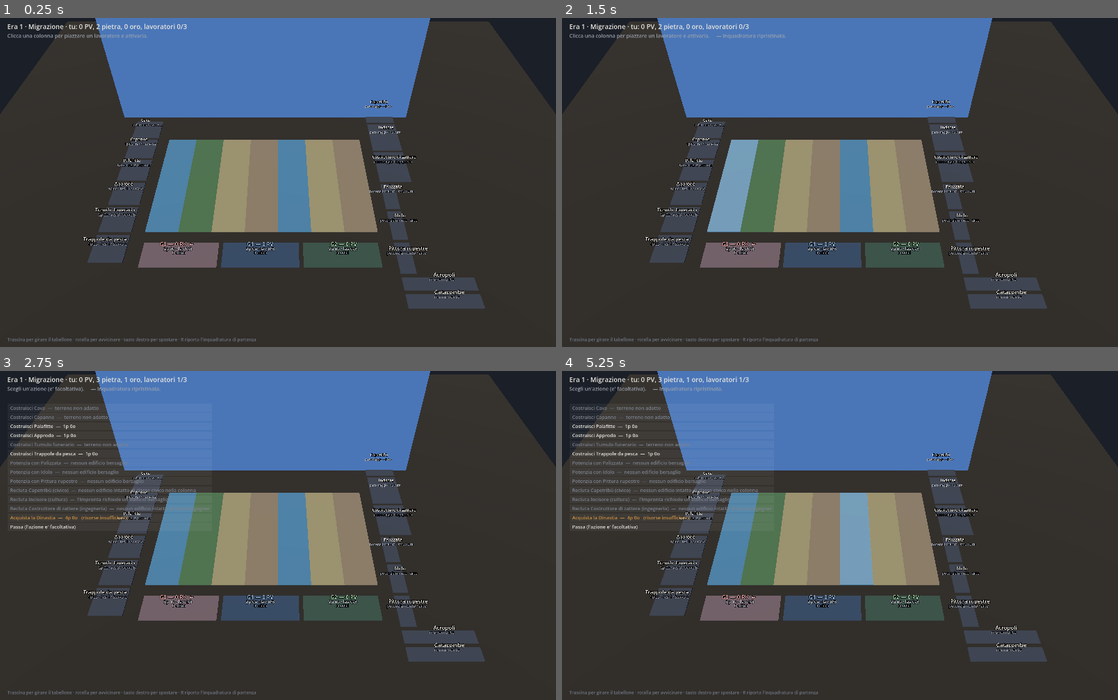
Above: before the commit, frames 1-4 (two rows, left to right).
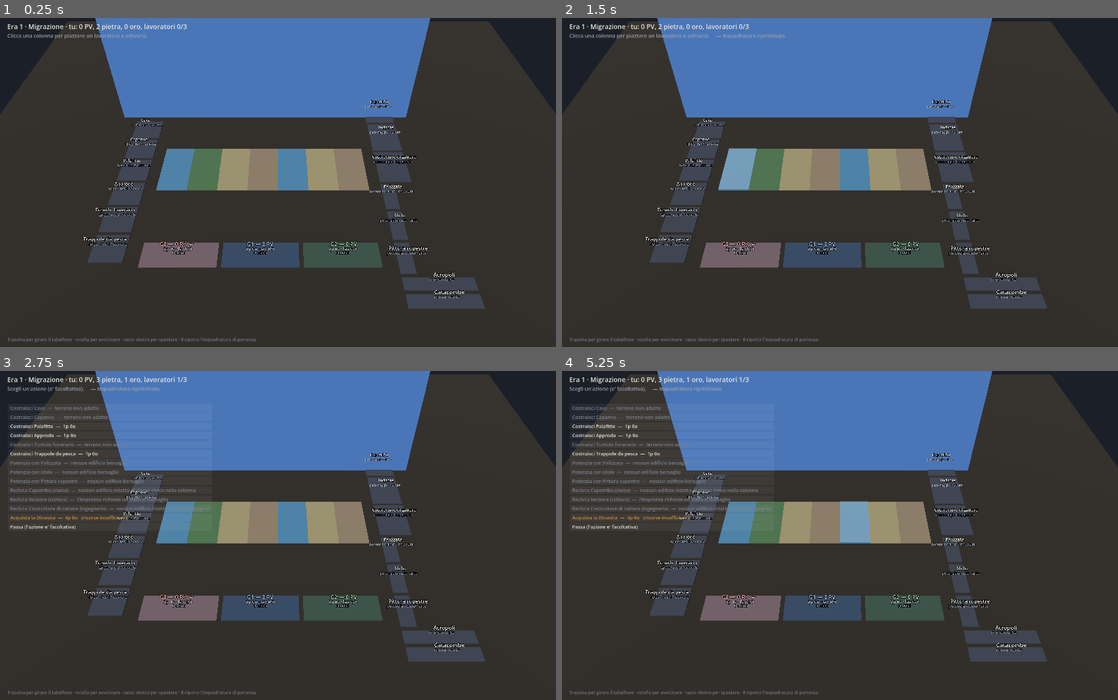
Above: after the commit, the same moments.

Repository: Tannoiser2/The-Street
Game: Godot game, scene res://scenes/gioca.tscn
The game is run twice, just before and just after one commit, with the same random seed, the same clock (stepped at 60 frames per second) and the same inputs.
Inputs (mouse positions are in pixels of both pictures, inside the frame that each line leads up to):
- Up to frame 1 (0.25 s): no input
- Up to frame 2 (1.5 s): tap Enter at 0.5 s; move the mouse to (962, 166) at 0.52 s; tap R at 0.6, 1.35 s; click (962, 166) at 0.67 s; tap Space at 1.25 s; move the mouse to (728, 198) at 1.27 s; click (728, 198) at 1.42 s
- Up to frame 3 (2.75 s): tap Enter at 2 s; move the mouse to (333, 463) at 2.02 s; tap R at 2.1 s; click (333, 463) at 2.17 s
- Up to frame 4 (5.25 s): tap Space at 2.75, 4.25 s; move the mouse to (812, 601) at 2.77 s; tap R every 0.75 s from 2.85 to 5.1 s; click (812, 601) at 2.92 s; tap Enter at 3.5 s; move the mouse to (1006, 584) at 3.52 s; click (1006, 584) at 3.67 s; move the mouse to (673, 486) at 4.27 s; click (673, 486) at 4.42 s; move the mouse to (867, 535) at 5.02 s; click (867, 535) at 5.17 s

The runs differ from the first frame. In frame 1, 6.0% of the frame differs, in the area x 26-68%, y 36-66%; in frame 2, 6.1%; in frame 3, 6.0%; in frame 4, 6.1%.

Commit message:
fix(m5): la telecamera torna a 45 gradi, le tessere non sono distorte
Annulla il commit precedente, che aveva riportato i binari a 54,2 mm: non
era quello il problema. I binari restano nella fascia del disegno - "la zona
dove posare le sagome e' quella dove c'e' il disegno", parole del designer -
e a cambiare e' solo l'angolo.

A 62 gradi i 271 mm di profondita' della tessera si leggono come 127 invece
che come 192: a schermo la tessera sembra alta la meta'. Non era cambiata di
un millimetro, l'avevo verificato sui numeri, ma i numeri non contano quando
chi guarda vede una tessera distorta - e la vedeva distorta perche' lo era,
nella proiezione. A 45 gradi torna a leggersi per quello che e'.

L'avevo alzata per l'occlusione: con le sagome raccolte in 26 mm, a 45 gradi
di quella dietro ne resta visibile il 39% invece dell'82%. Quel prezzo si
paga, ed e' scritto in chiaro nel test e nel commento: una tessera distorta
si vede subito, una fila dietro un po' coperta no, e la telecamera ora si
muove.

Vista: 143 test, 0 falliti.

Co-Authored-By: Claude Opus 5 <noreply@anthropic.com>
Claude-Session: https://claude.ai/code/session_01QvR1MLfE6LGHHtqqPbM6YT

Diff:
--- a/scripts/tools/test_view.gd
+++ b/scripts/tools/test_view.gd
@@ -239,14 +239,11 @@
 	# slot ne occupa 15.
 	_approx("i binari sono contigui, non distanziati",
 		absf(BoardLayout3D.rail_z(2) - BoardLayout3D.rail_z(1)), BoardLayout3D.SLOT_D)
-	# I BINARI restano larghi su tutta la tessera: la tessera non si tocca.
-	_approx("i cinque binari riempiono la tessera",
-		BoardLayout3D.RAILS * BoardLayout3D.SLOT_D, BoardLayout3D.TESSERA_D)
-	# Le SAGOME invece stanno nella fascia del disegno, perche' sotto ci sono
-	# icone, regola e "Prosperita' Urbana", che si leggono per tutta la
-	# partita. Sagome e binari quindi non si corrispondono uno a uno.
-	_approx("le cinque sagome stanno nella fascia del disegno",
-		BoardLayout3D.RAILS * BoardLayout3D.PASSO_SAGOME,
+	# I binari riempiono la FASCIA DEL DISEGNO, non tutta la tessera: sotto
+	# ci sono icone, regola e "Prosperita' Urbana", che devono restare
+	# leggibili per tutta la partita.
+	_approx("i cinque binari riempiono la fascia del disegno",
+		BoardLayout3D.RAILS * BoardLayout3D.SLOT_D,
 		BoardLayout3D.BANDA_GIU - BoardLayout3D.BANDA_SU)
 	_ok("la fascia sta dentro la tessera e lascia scoperto il testo",
 		BoardLayout3D.BANDA_SU > 0.0
@@ -254,12 +251,11 @@
 		"fascia %.0f-%.0f su %.0f mm" % [BoardLayout3D.BANDA_SU,
 			BoardLayout3D.BANDA_GIU, BoardLayout3D.TESSERA_D])
 	_ok("nessuna sagoma finisce sul testo della tessera",
-		BoardLayout3D.sagoma_z(1) + BoardLayout3D.PASSO_SAGOME
-			<= BoardLayout3D.BANDA_GIU + 0.001)
-	_ok("le sagome non si accavallano fra loro",
-		BoardLayout3D.BASETTA_D < BoardLayout3D.PASSO_SAGOME,
-		"basetta %.0f su un passo di %.0f mm" % [BoardLayout3D.BASETTA_D,
-			BoardLayout3D.PASSO_SAGOME])
+		BoardLayout3D.rail_z(1) + BoardLayout3D.SLOT_D <= BoardLayout3D.BANDA_GIU + 0.001)
+	_ok("la basetta sta dentro il suo binario",
+		BoardLayout3D.BASETTA_D < BoardLayout3D.SLOT_D,
+		"basetta %.0f su un binario di %.0f mm" % [BoardLayout3D.BASETTA_D,
+			BoardLayout3D.SLOT_D])
 	_ok("le colonne procedono lungo la X", BoardLayout3D.col_x(0) < BoardLayout3D.col_x(1))
 	_ok("le quote salgono lungo la Y",
 		BoardLayout3D.level_y(2) > BoardLayout3D.level_y(1))
@@ -331,9 +327,8 @@
 	var sopra := _metti(gs, "ed_capanne", 2, 3, 1)
 	var basetta := BoardLayout3D.basetta_box(gs, sopra)
 	_approx("la basetta e' profonda 15 mm", basetta.size.z, BoardLayout3D.BASETTA_D)
-	_ok("  cioe' meno del passo fra le sagome, che e' %.0f"
-		% BoardLayout3D.PASSO_SAGOME,
-		basetta.size.z < BoardLayout3D.PASSO_SAGOME)
+	_ok("  cioe' meno di un binario, che ne e' profondo %.0f"
+		% BoardLayout3D.SLOT_D, basetta.size.z < BoardLayout3D.SLOT_D)
 	_ok("  e molto meno della profondita' della strada",
 		basetta.size.z < BoardLayout3D.board_d() / 10.0)
 	_ok("il cartone e' spesso 4 mm, come il vero",
@@ -428,19 +423,20 @@
 	var visibile := BoardLayout3D.quota_visibile()
 	var scorcio := BoardLayout3D.scorcio()
 	# Le due soglie di prima - 75% visibile e 65% di scorcio - non stanno piu'
-	# insieme da quando le sagome si sono raccolte in 26 mm nella fascia del
-	# disegno: la prima vorrebbe almeno 62 gradi, la seconda al massimo 49.
-	# La scelta e' del designer e va nell'altra direzione: le TESSERE devono
-	# vedersi per quello che sono, quindi resta 45 e a pagare e' l'occlusione.
-	# La soglia qui sotto e' quella vera, non la vecchia allentata di
-	# nascosto: dice che dietro si vede circa un terzo di sagoma, ed e' il
-	# prezzo scritto in chiaro. Chi vuole guardare in fondo alza lo sguardo,
-	# perche' la telecamera ora si muove.
+	# insieme da quando i binari si sono stretti a 26 mm per entrare nella
+	# fascia del disegno: la prima vorrebbe almeno 62 gradi, la seconda al
+	# massimo 49. Vince la seconda, e non per gusto: a 62 gradi la TESSERA si
+	# legge alta la meta' di quello che e', e una tessera distorta si vede
+	# subito mentre una fila dietro un po' coperta no.
+	# La soglia sulla visibilita' qui sotto e' quella vera, non la vecchia
+	# allentata di nascosto: dice che dietro se ne vede circa un terzo, ed e'
+	# il prezzo scritto in chiaro. La telecamera si muove, quindi chi vuole
+	# guardare in fondo alza lo sguardo.
 	_ok("dietro la fila davanti resta visibile almeno un terzo di sagoma (%.0f%%)"
 		% (visibile * 100.0), visibile >= 0.33)
-	_ok("  e la tessera non e' schiacciata: scorcio sopra il 65%% (%.0f%%)"
+	_ok("  e ne' sagoma ne' tessera sono schiacciate sotto il 65%% (%.0f%%)"
 		% (scorcio * 100.0), scorcio >= 0.65,
-		"a 62 gradi la tessera sembrava compressa in verticale")
+		"a 62 gradi la tessera si leggeva alta la meta' di quello che e'")
 	_ok("  e la telecamera usa davvero quell'inclinazione",
 		is_equal_approx(BoardLayout3D.camera_pitch_deg(gs), BoardLayout3D.INCLINAZIONE))
 
--- a/scripts/view/board_layout_3d.gd
+++ b/scripts/view/board_layout_3d.gd
@@ -27,25 +27,16 @@
 const TESSERA_W := 63.0          # larghezza di una tessera colonna
 const TESSERA_D := 271.0         # profondita' della tessera intera
 const TESSERA_Y := 2.0           # spessore della tessera stesa sul tavolo
-# I BINARI restano larghi su tutta la tessera: 271 diviso 5.
-const SLOT_D := TESSERA_D / float(RAILS)     # 54,2 mm per binario
-
-# LE SAGOME, PERO', STANNO NELLA FASCIA DEL DISEGNO. Sotto l'illustrazione la
-# tessera porta le icone di produzione, la regola e la fascia "Prosperita'
-# Urbana": una sagoma piazzata li' le coprirebbe, ed e' roba che si deve
-# leggere per tutta la partita.
+# I BINARI STANNO NELLA FASCIA DEL DISEGNO, non su tutta la tessera. Sotto
+# l'illustrazione la tessera porta le icone di produzione, la regola e la
+# fascia "Prosperita' Urbana": una sagoma piazzata li' le coprirebbe, ed e'
+# roba che si deve leggere per tutta la partita.
 # La fascia e' misurata sull'immagine stampata, riga per riga: il cielo
 # comincia a 30 mm dal bordo alto e la cornice d'oro sotto il disegno cade a
-# 160. Centotrenta millimetri per cinque sagome.
-#
-# Sagome e binari quindi NON si corrispondono piu' uno a uno: la sagoma
-# dell'era 1 non sta sopra il proprio slot ma piu' in su, dove c'e' il
-# disegno. E' una scelta del designer - le tessere dovevano restare come
-# stavano, a spostarsi sono solo le sagome - e il clic continua a leggere i
-# binari veri, non le sagome.
+# 160. Centotrenta millimetri per cinque binari.
 const BANDA_SU := 30.0
 const BANDA_GIU := 160.0
-const PASSO_SAGOME := (BANDA_GIU - BANDA_SU) / float(RAILS)   # 26 mm
+const SLOT_D := (BANDA_GIU - BANDA_SU) / float(RAILS)   # 26 mm per binario
 const SAGOMA_MODULO := 60.3      # 1/2/3 slot -> 60,3 / 120,6 / 180,9 mm
 const SAGOMA_SPESSORE := 4.0     # cartone
 const BASETTA_D := 15.0          # il piede che tiene in piedi la sagoma
@@ -70,11 +61,7 @@
 # X e la colonna 0 finirebbe a destra: chi legge "colonna 2" guarderebbe dalla
 # parte sbagliata.
 static func rail_z(era: int) -> float:
-	return (RAILS - era) * SLOT_D
-
-# Dove sta la SAGOMA di quell'era: nella fascia del disegno, non sul binario.
-static func sagoma_z(era: int) -> float:
-	return BANDA_SU + (RAILS - era) * PASSO_SAGOME
+	return BANDA_SU + (RAILS - era) * SLOT_D
 
 # La tessera intera, che e' piu' lunga della fascia dei binari.
 static func tessera_box(col: int) -> AABB:
@@ -103,9 +90,8 @@
 	var x := col_x(b.col_from) + b.width() * TESSERA_W / 2.0
 	var z: float
 	if b.level == 0:
-		# Sul davanti della propria casella NELLA FASCIA DEL DISEGNO, cioe'
-		# dal lato della telecamera.
-		z = sagoma_z(b.era_built) + PASSO_SAGOME - BASETTA_D / 2.0
+		# sul davanti dello slot, cioe' dal lato della telecamera
+		z = rail_z(b.era_built) + SLOT_D - BASETTA_D / 2.0
 	else:
 		# Senza binario: al centro della FASCIA, sopra il baricentro di cio'
 		# che la sorregge - non al centro della tessera, che scenderebbe sul
@@ -203,15 +189,15 @@
 # opposte:
 #   - piu' alta: le sagome dietro si vedono meglio, perche' quella davanti le
 #     copre meno;
-#   - piu' bassa: le sagome si vedono meglio di faccia, perche' un cartone in
-#     piedi guardato dall'alto si schiaccia col coseno - e con lui si
-#     schiaccia anche la TESSERA, che a 62 gradi sembrava compressa in
-#     verticale mentre le sue misure non erano cambiate di un millimetro.
-# Resta 45, che e' dove il designer la vuole: le tessere si vedono per quello
-# che sono (71% della loro profondita') e le sagome non sono coricate.
+#   - piu' bassa: si vedono meglio di faccia sia le sagome sia LE TESSERE,
+#     perche' guardate dall'alto si schiacciano col coseno.
+# Resta 45, e il secondo corno vince per una ragione precisa: a 62 gradi i 271
+# mm di profondita' della tessera si leggono come 127 invece che come 192, e a
+# schermo la tessera sembra alta la meta'. Non e' cambiata di un millimetro -
+# e' l'angolo - ma chi guarda vede una tessera distorta, e ha ragione lui.
 # Il prezzo lo paga l'occlusione: con le sagome raccolte in 26 mm, di quella
 # dietro ne resta visibile il 39%. Chi vuole guardare in fondo alza lo
-# sguardo - la telecamera ora si muove.
+# sguardo, perche' la telecamera ora si muove.
 const FOV := 40.0
 const INCLINAZIONE := 45.0      # gradi sopra l'orizzonte
 const RIEMPIMENTO := 0.80       # quanta larghezza del fotogramma occupa la strada
@@ -294,8 +280,7 @@
 # da 0 a 1. E' la meta' del compromesso dell'inclinazione; l'altra meta' e'
 # lo scorcio, che vale semplicemente cos(inclinazione).
 static func quota_visibile(altezza := 66.0) -> float:
-	var nascosto: float = maxf(0.0,
-		altezza - PASSO_SAGOME * tan(deg_to_rad(INCLINAZIONE)))
+	var nascosto: float = maxf(0.0, altezza - SLOT_D * tan(deg_to_rad(INCLINAZIONE)))
 	return (altezza - nascosto) / altezza
 
 static func scorcio() -> float:
@@ -462,7 +447,10 @@
 	var col := int(floor(p.x / TESSERA_W))
 	if col < 0 or col >= gs.grid.n_cols: return {}
 	if p.z < 0.0 or p.z >= board_d(): return {}
-	var era := RAILS - int(floor(p.z / SLOT_D))
+	# I binari occupano solo la fascia del disegno, ma si clicca tutta la
+	# tessera: fuori dalla fascia vale il binario piu' vicino, altrimenti
+	# meta' tessera sarebbe morta al clic senza che si capisca perche'.
+	var era := RAILS - int(floor((p.z - BANDA_SU) / SLOT_D))
 	return {"col": col, "era": clampi(era, 1, RAILS), "punto": p}
 
 # L'edificio colpito da un raggio: la sagoma sta IN PIEDI, quindi non basta
Not shown, changed: docs/domande-aperte.md
